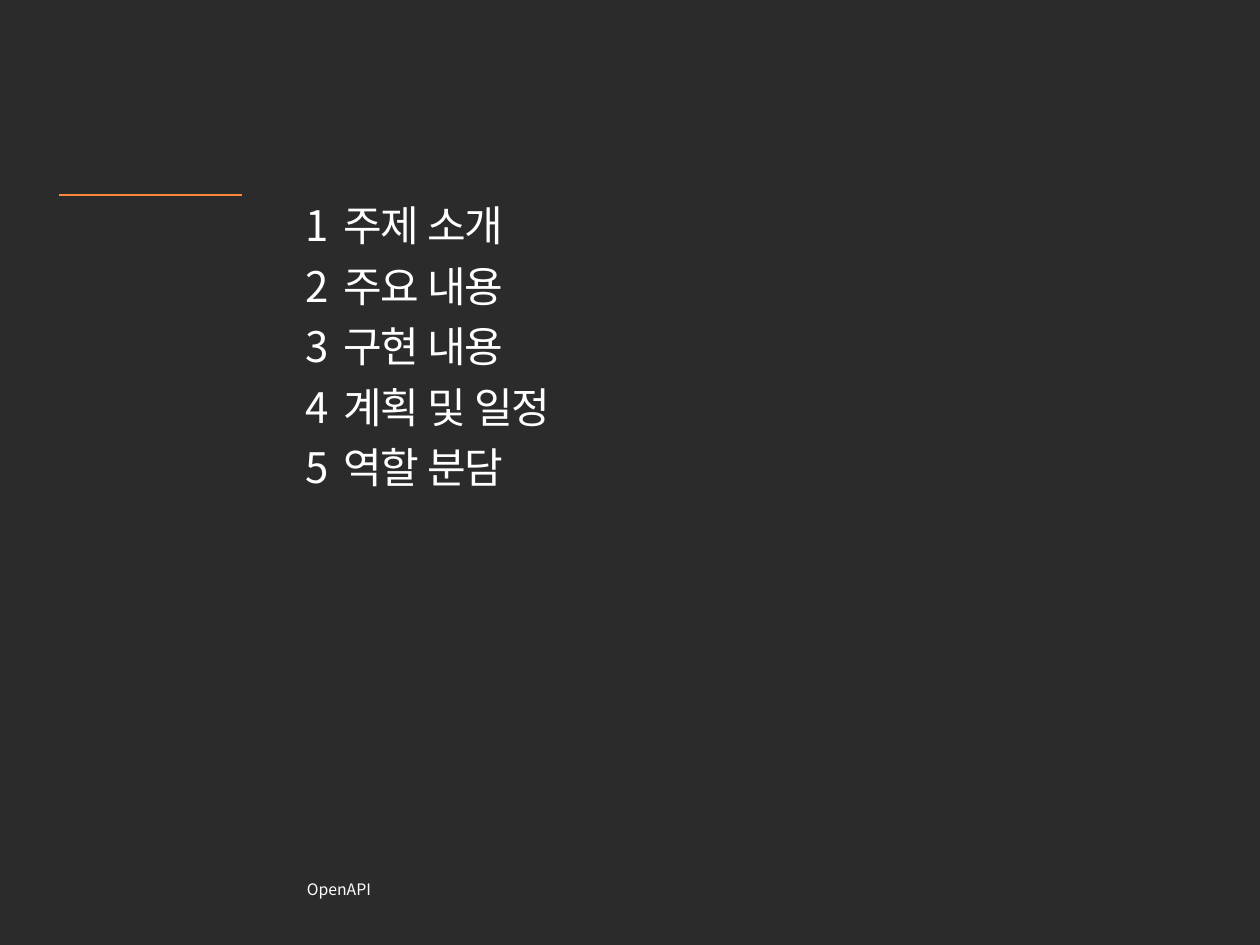
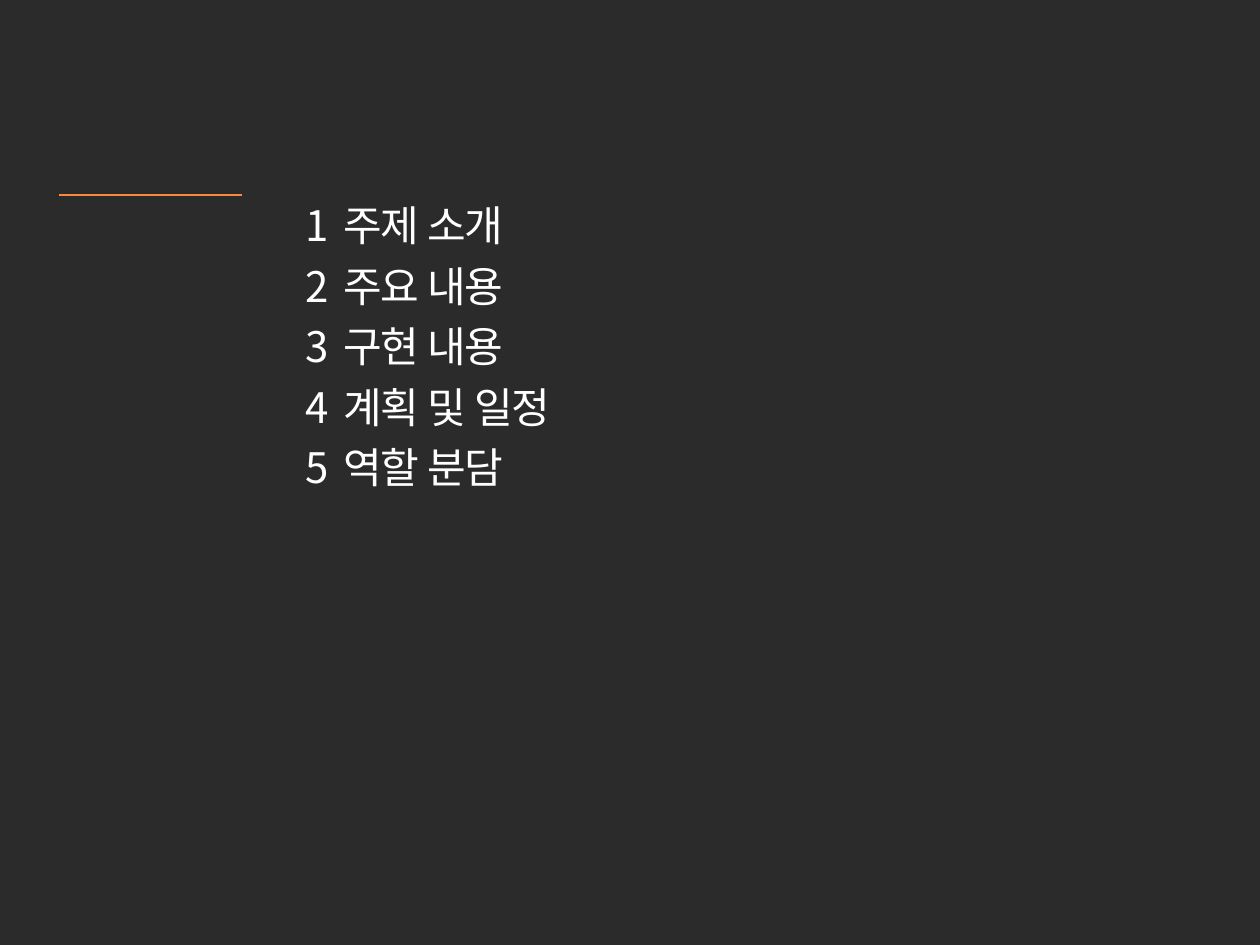
Before and after one commit to acuer/BMscript, a slide deck: slide 2 of [화목]스크립트_김병민_양승지.pptx. Drawn at 1260x945 pixels with LibreOffice and Linux fonts; fonts in the diff are those of the drawing; background and template pictures are left out; a plain dark background stands for a picture behind light text. Boxes give left, top, right and bottom in pixels: in the first picture for what was removed or moved away, otherwise in the second. Text is boxed around its words. In the diff, an @@ line names an element or a change of style, - is before the commit and + after.

```diff
--- a/[화목]스크립트_김병민_양승지.pptx
+++ b/[화목]스크립트_김병민_양승지.pptx
@@ text removed at (307, 883, 371, 899) @@
-OpenAPI
```
Also in this commit, not shown: 1 other file.
